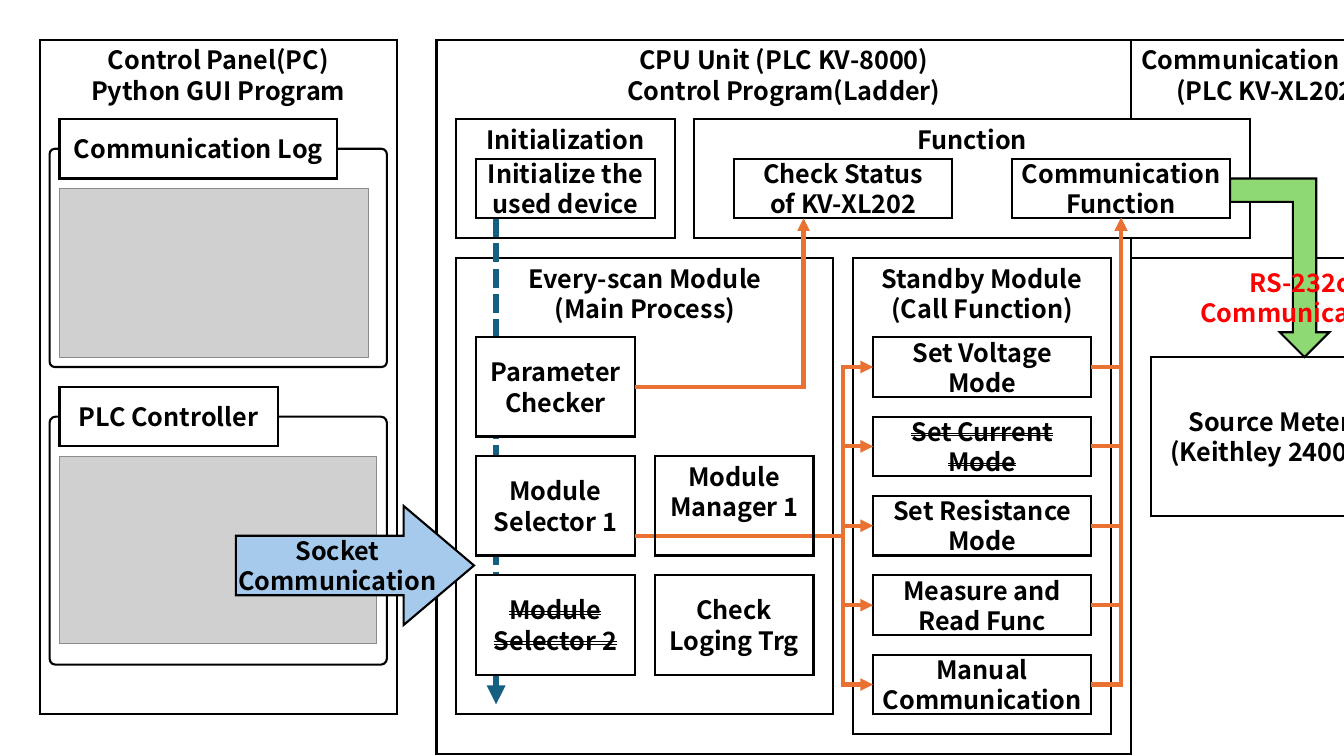
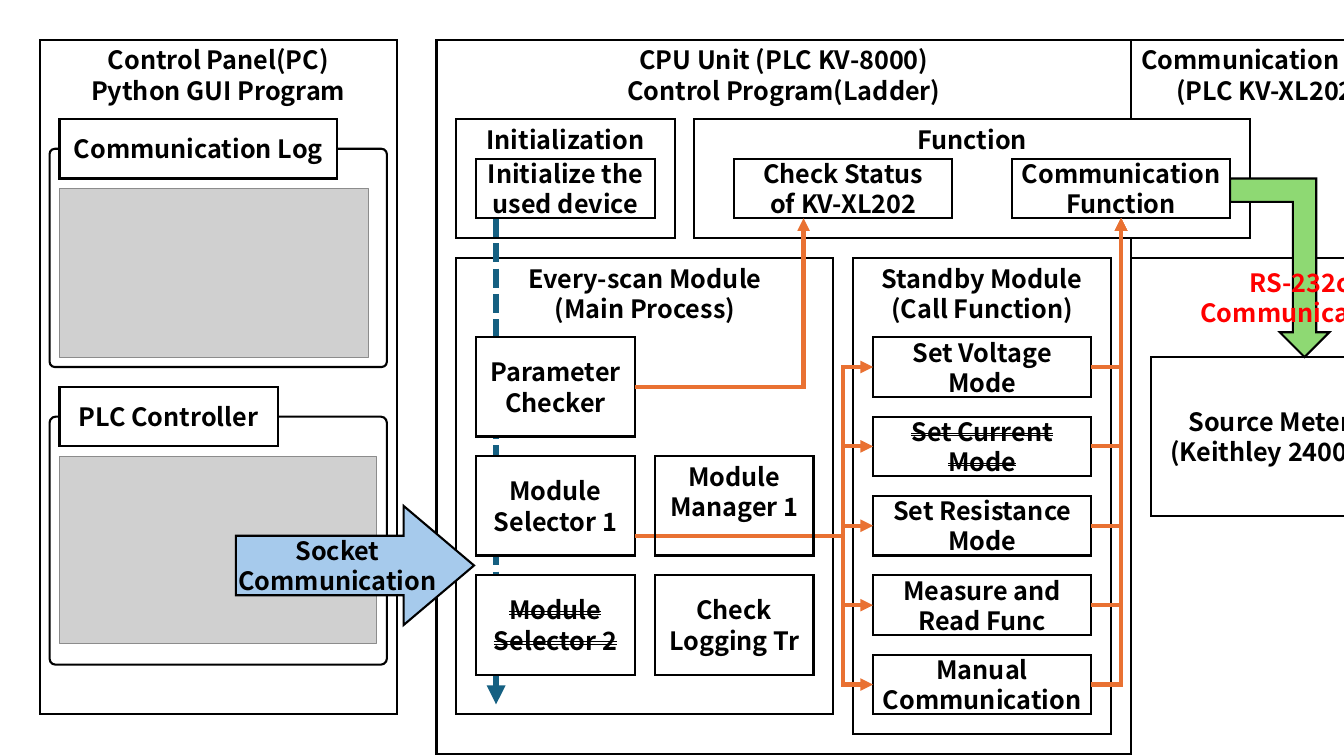
Before and after one commit to shimasou/PLC_CommunicationTo2400S, a slide deck: slide 2 of Documents/SystemStructure.pptx. Drawn at 1344x756 pixels with LibreOffice and Linux fonts; fonts in the diff are those of the drawing; grey boxes stand for pictures. Boxes give left, top, right and bottom in pixels: in the first picture for what was removed or moved away, otherwise in the second. Text is boxed around its words. In the diff, an @@ line names an element or a change of style, - is before the commit and + after.

```diff
--- a/Documents/SystemStructure.pptx
+++ b/Documents/SystemStructure.pptx
@@ text in rectangle at (669, 599, 800, 656): text changed @@
-Check Loging Trg
+Check Logging Tr
```
Also in this commit, not shown: 1 slide added, 1 slide removed, 24 other files.
